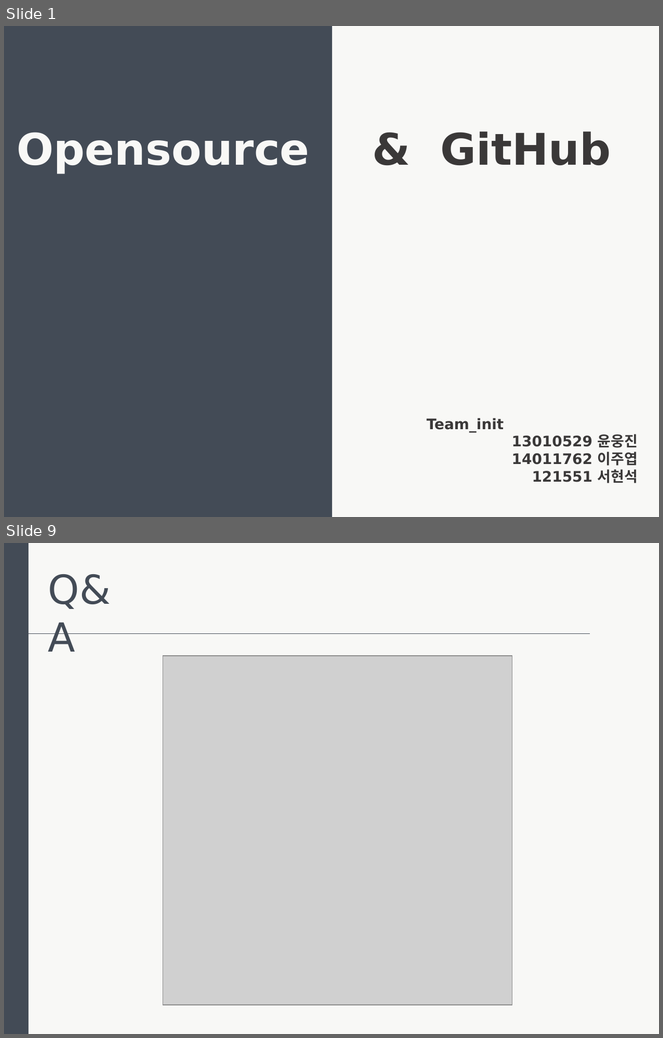
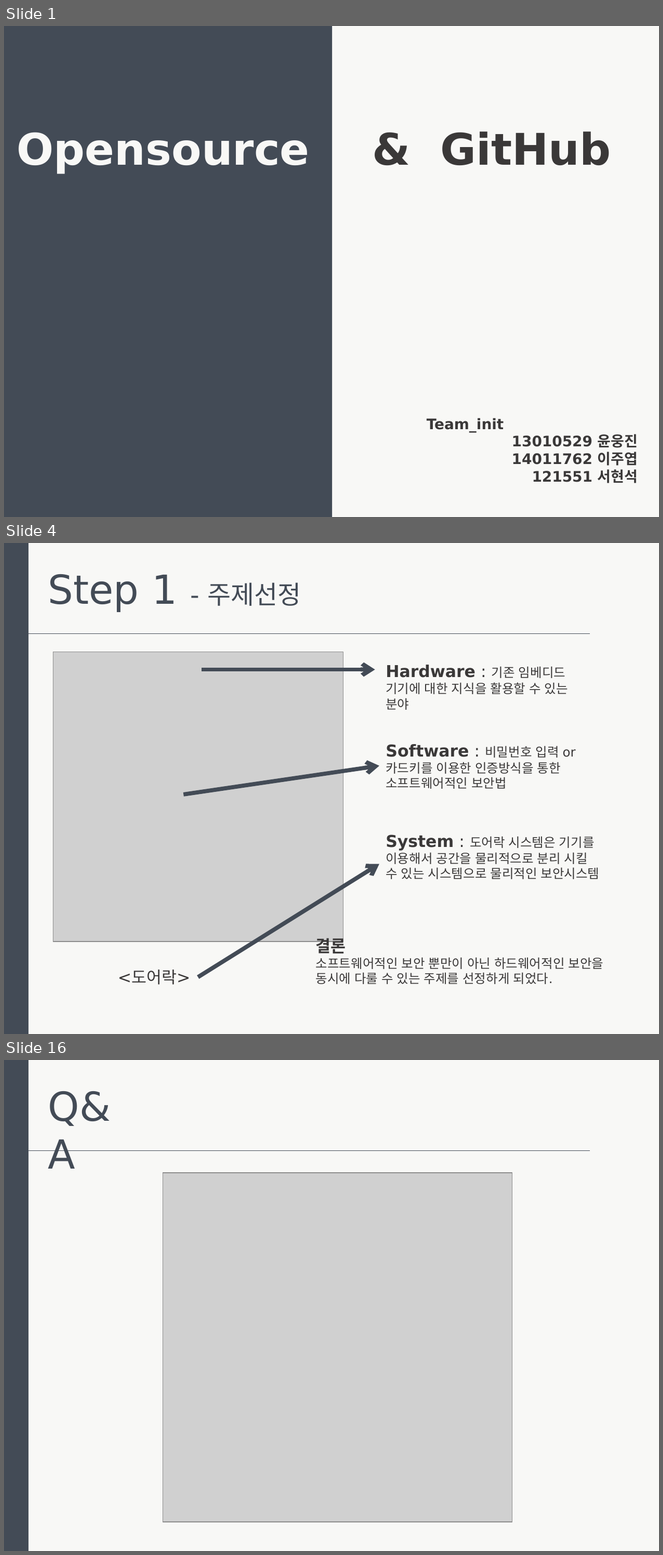
Before and after one commit to Unoong/DoorLockCode, a slide deck: 발표자료.pptx. Shown one above the other, each under a label of ours: slides 1 and 9 before the commit, slides 1, 4 and 16 after it; the slides between them are not shown. The pictures are 663x1038 and 663x1555 pixels, drawn with LibreOffice and Linux fonts; fonts in the diff are those of the drawing; grey boxes stand for pictures. Boxes give left, top, right and bottom in pixels: in the first picture for what was removed or moved away, otherwise in the second. Text is boxed around its words. In the diff, an @@ line names an element or a change of style, - is before the commit and + after.

```diff
--- a/발표자료.pptx
+++ b/발표자료.pptx
@@ slide 4 added at (4, 543, 659, 1034), background #F8F8F6 @@
@@ rectangle added at (4, 543, 29, 1034), fill #434B56 @@
@@ text added at (48, 574, 301, 612), 44 pt, text #434B56 @@
+Step 1 - 주제선정
@@ line added from (29, 634) to (591, 634), #434B56 0.5 pt @@
@@ picture added at (53, 652, 344, 942) @@
@@ text added at (386, 665, 568, 710), 14 pt, text #3A3838 @@
+Hardware : 기존 임베디드 기기에 대한 지식을 활용할 수 있는 분야
@@ arrow added from (202, 669) to (375, 669), #434B56 4.5 pt @@
@@ text added at (386, 744, 576, 789), 14 pt, text #3A3838 @@
+Software : 비밀번호 입력 or 카드키를 이용한 인증방식을 통한 소프트웨어적인 보안법
@@ arrow added from (183, 795) to (379, 766), #434B56 4.5 pt @@
@@ text added at (386, 835, 600, 879), 14 pt, text #3A3838 @@
+System : 도어락 시스템은 기기를 이용해서 공간을 물리적으로 분리 시킬 수 있는 시스템으로 물리적인 보안시스템
@@ arrow added from (198, 977) to (379, 864), #434B56 4.5 pt @@
@@ text added at (316, 936, 604, 984), 14 pt, text #3A3838 @@
+결론
+소프트웨어적인 보안 뿐만이 아닌 하드웨어적인 보안을 동시에 다룰 수 있는 주제를 선정하게 되었다.
@@ text added at (118, 970, 191, 985), 18 pt, text #3A3838 @@
+<도어락>
@@ what was slide 9 is now slide 16 @@
```
Also in this commit, not shown: 3 slides changed, 10 other slides added, 4 slides removed.
